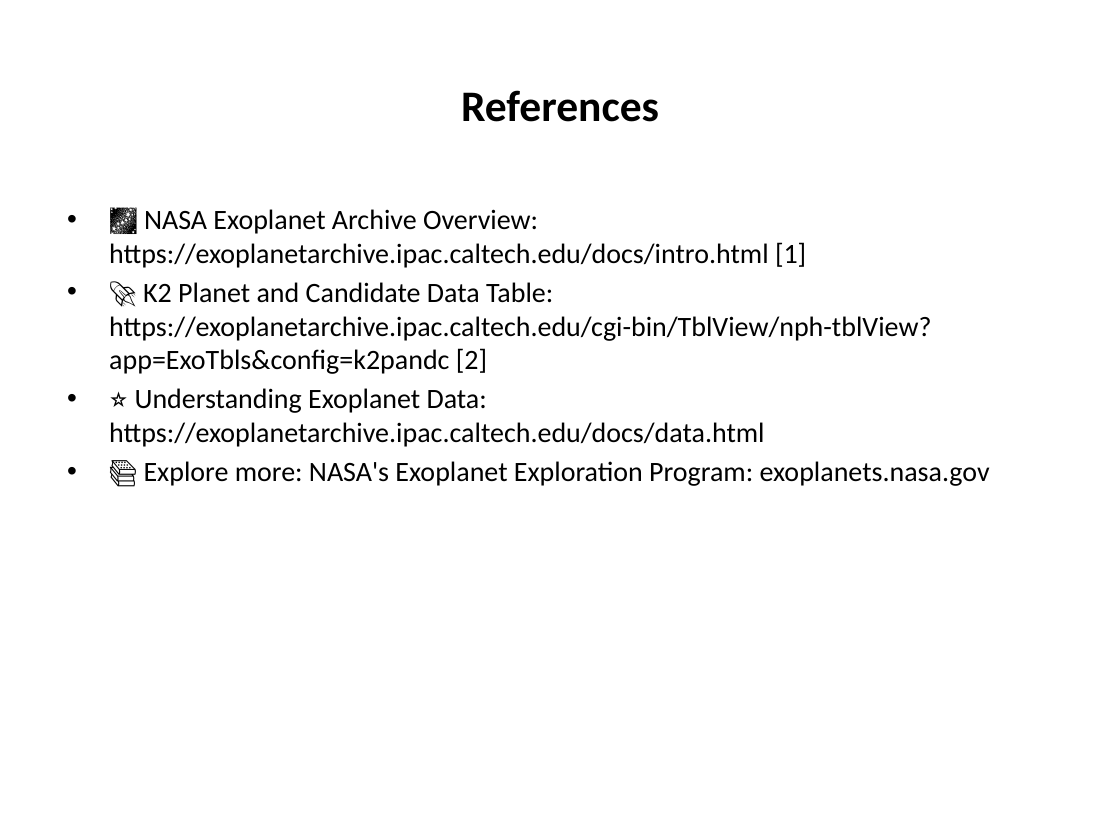
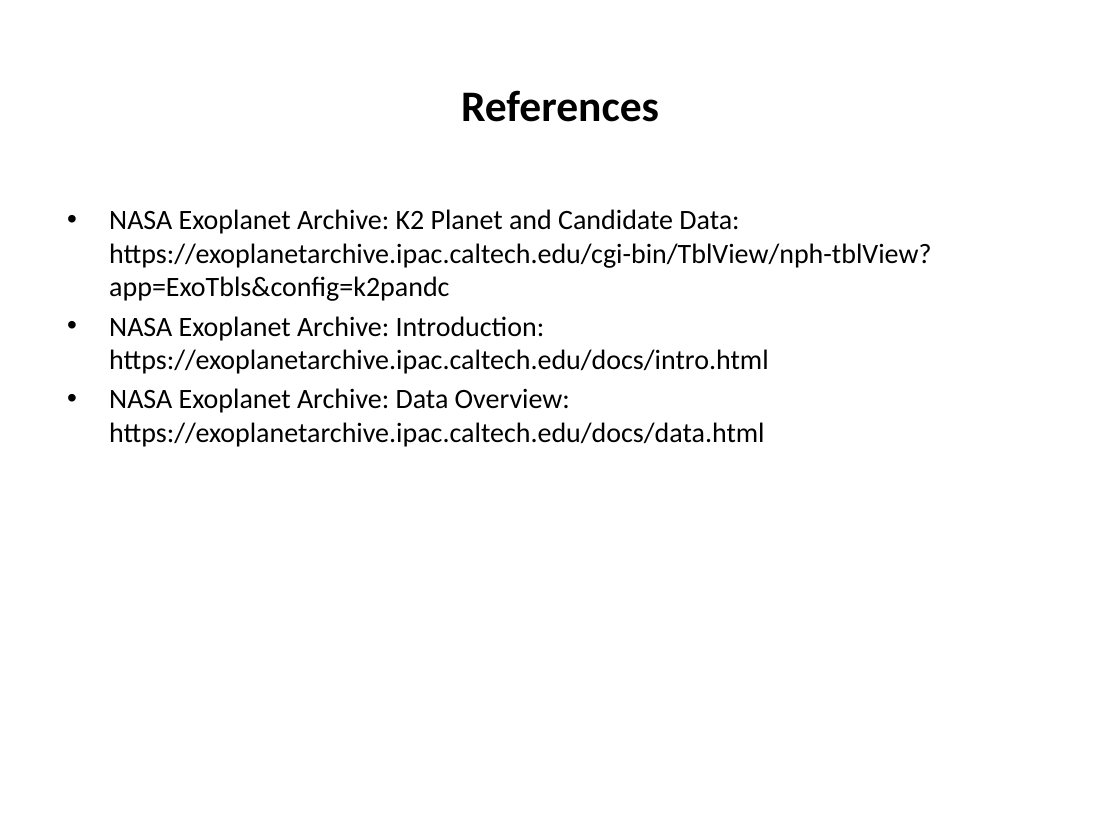
Before and after one commit to irfiacre/learner, a slide deck: slide 7 of assets/slides/generated_slides.pptx. Drawn at 1120x840 pixels with LibreOffice and Linux fonts; fonts in the diff are those of the drawing. Boxes give left, top, right and bottom in pixels: in the first picture for what was removed or moved away, otherwise in the second. Text is boxed around its words. In the diff, an @@ line names an element or a change of style, - is before the commit and + after.

```diff
--- a/assets/slides/generated_slides.pptx
+++ b/assets/slides/generated_slides.pptx
@@ text at (109, 209, 931, 447): text changed @@
-• 🌌 NASA Exoplanet Archive Overview: https://exoplanetarchive.ipac.caltech.edu/docs/intro.html [1]
-• 🚀 K2 Planet and Candidate Data Table: https://exoplanetarchive.ipac.caltech.edu/cgi-bin/TblView/nph-tblView?app=ExoTbls&config=k2pandc [2]
-• ⭐ Understanding Exoplanet Data: https://exoplanetarchive.ipac.caltech.edu/docs/data.html
-• 📚 Explore more: NASA's Exoplanet Exploration Program: exoplanets.nasa.gov
+• NASA Exoplanet Archive: K2 Planet and Candidate Data: https://exoplanetarchive.ipac.caltech.edu/cgi-bin/TblView/nph-tblView?app=ExoTbls&config=k2pandc
+• NASA Exoplanet Archive: Introduction: https://exoplanetarchive.ipac.caltech.edu/docs/intro.html
+• NASA Exoplanet Archive: Data Overview: https://exoplanetarchive.ipac.caltech.edu/docs/data.html
```
Also in this commit, not shown: 6 other slides changed, 1 other file.
